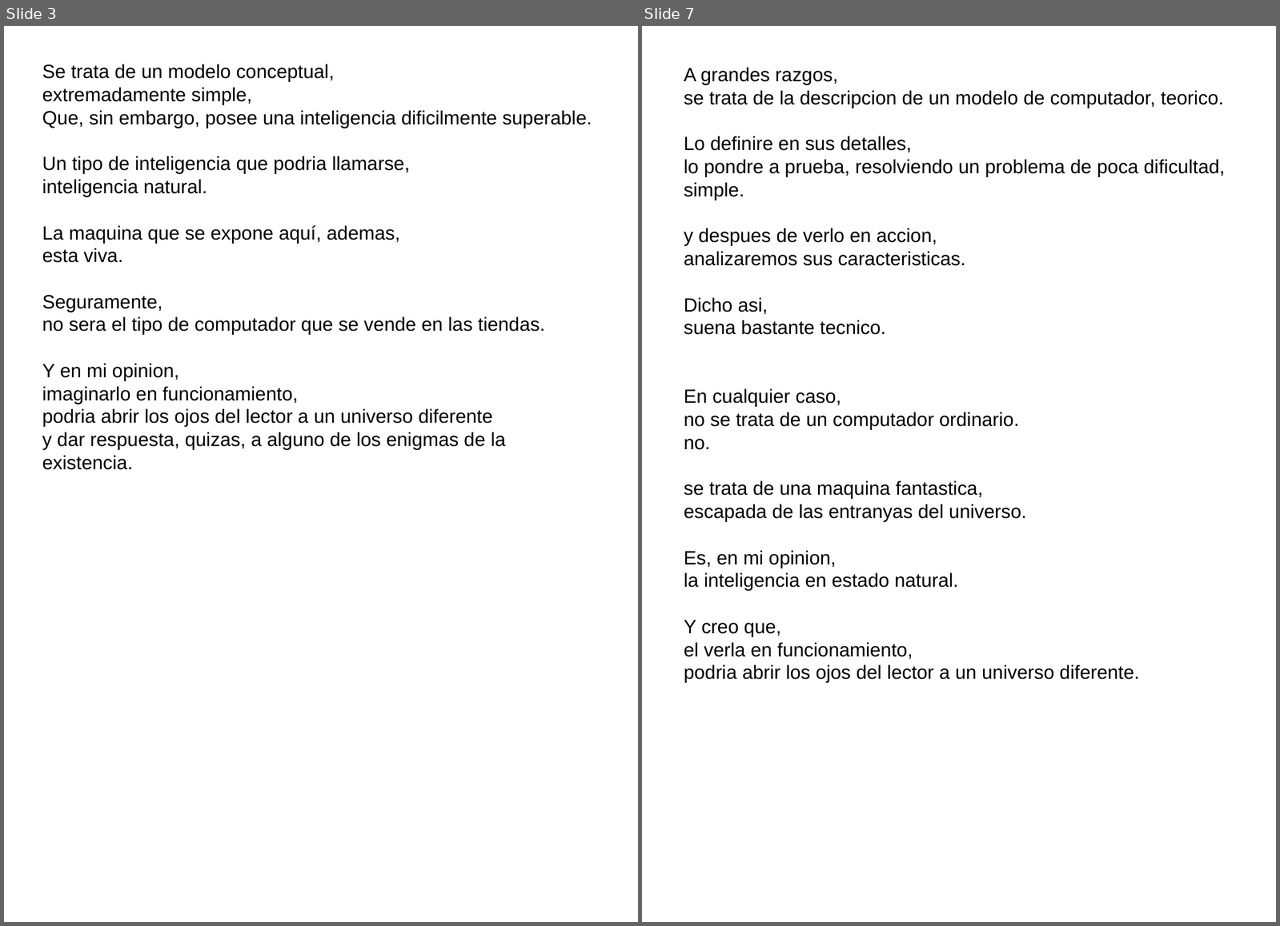
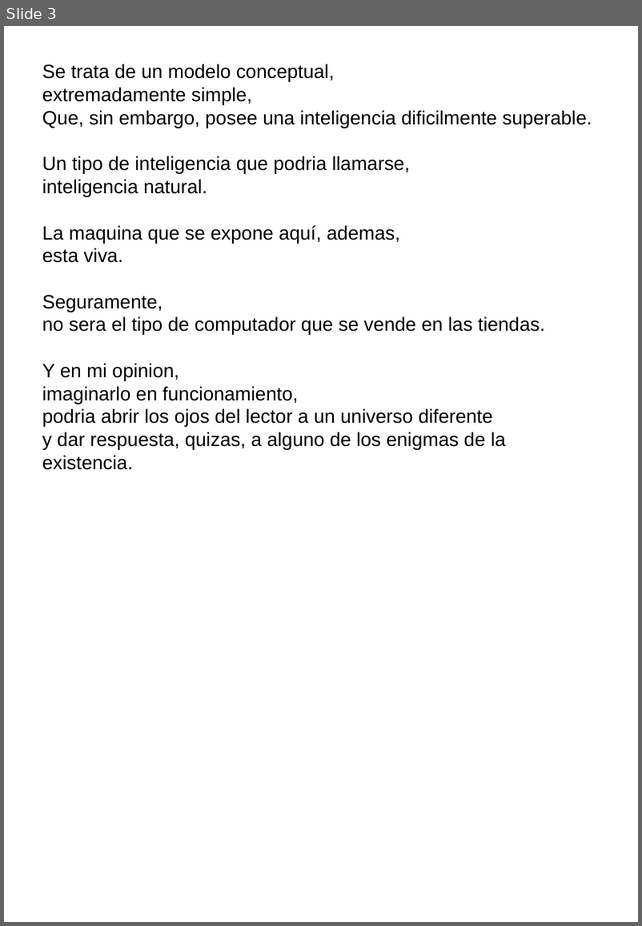
Before and after one commit to fabhrius/La-Cosa, a slide deck: capitulos/Prologo/Prologo.odp. Shown side by side, each under a label of ours: slides 3 and 7 before the commit, slide 3 after it; the slides between them are not shown. The pictures are 1280x926 and 642x926 pixels, drawn with LibreOffice and Linux fonts; fonts in the diff are those of the drawing. Boxes give left, top, right and bottom in pixels: in the first picture for what was removed or moved away, otherwise in the second. Text is boxed around its words. In the diff, an @@ line names an element or a change of style, - is before the commit and + after.

```diff
--- a/capitulos/Prologo/Prologo.odp
+++ b/capitulos/Prologo/Prologo.odp
@@ slide 7 removed at [642,26,1276,922], background #FFFFFF @@
@@ text removed at [684,67,1224,683] @@
-A grandes razgos,
-se trata de la descripcion de un modelo de computador, teorico.
-Lo definire en sus detalles,
-lo pondre a prueba, resolviendo un problema de poca dificultad, simple.
-y despues de verlo en accion,
-analizaremos sus caracteristicas.
-Dicho asi,
-suena bastante tecnico.
-En cualquier caso,
-no se trata de un computador ordinario.
-no.
-se trata de una maquina fantastica,
-escapada de las entranyas del universo.
-Es, en mi opinion,
-la inteligencia en estado natural.
-Y creo que,
-el verla en funcionamiento,
-podria abrir los ojos del lector a un universo diferente.
```
Also in this commit, not shown: 3 other slides removed, 3 other files.
